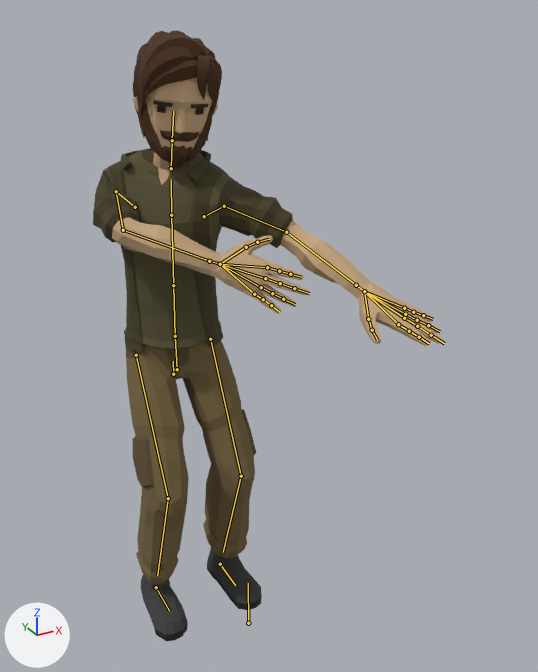
The glTF model app/src/main/assets/characters/Adventurer.gltf, before and after one commit.
One viewpoint serves both versions: a 50 mm camera at (-0.739, -1.982, 1.824) aimed at (0.199, -0.278, 0.972). Lighting does not change. The marker at lower left points along +X, +Y and +Z. The older version comes first. Both versions are drawn at frame 1 of the action 'Windup_FH'; the numbers are the values there. The bones that change, and the others that lie on the model, are drawn over the model as lines.

The first picture shows 'Adventurer_Body', 'Adventurer_Feet', 'Adventurer_Head', 'Adventurer_Legs'.
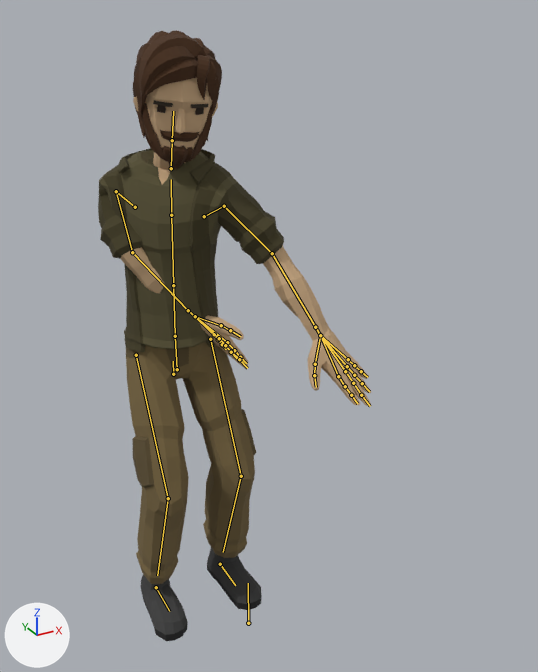
The edits, one by one:
Bone 'UpperArm.L' (bone_upperarm_l) turns from (-15, 3, -5) to (-39, 6, -11) degrees about its own x, y and z.
Bone 'LowerArm.L' (bone_lowerarm_l) turns from (-8, -1, -5) to (-10, 0, -3) degrees about its own x, y and z.
Bone 'UpperArm.R' (bone_upperarm_r) turns from (-25, 62, 95) to (-105, 45, 19) degrees about its own x, y and z.
Bone 'LowerArm.R' (bone_lowerarm_r) turns from (-64, 4, 9) to (-29, -11, -41) degrees about its own x, y and z.
Bone 'Wrist.R' (bone_wrist_r) turns from (0, 0, 9) to (-6, 0, 6) degrees about its own x, y and z.

What differs and where, as boxes (x1, y1, x2, y2) in the pictures (538 x 672 px):
'Adventurer_Body', posed (22% narrower, 26% taller)
    before: (93, 148, 445, 352)
    after: (98, 148, 371, 406)
bone 'UpperArm.L', root to tip
    before: (224, 206) to (286, 232)
    after: (224, 206) to (272, 253)
bone 'LowerArm.L', root to tip
    before: (286, 232) to (356, 285)
    after: (272, 253) to (315, 327)
bone 'UpperArm.R', root to tip
    before: (116, 191) to (123, 230)
    after: (116, 191) to (132, 252)
bone 'LowerArm.R', root to tip
    before: (123, 230) to (209, 261)
    after: (132, 252) to (188, 310)
bone 'Wrist.R', root to tip
    before: (209, 261) to (220, 264)
    after: (188, 310) to (195, 316)
